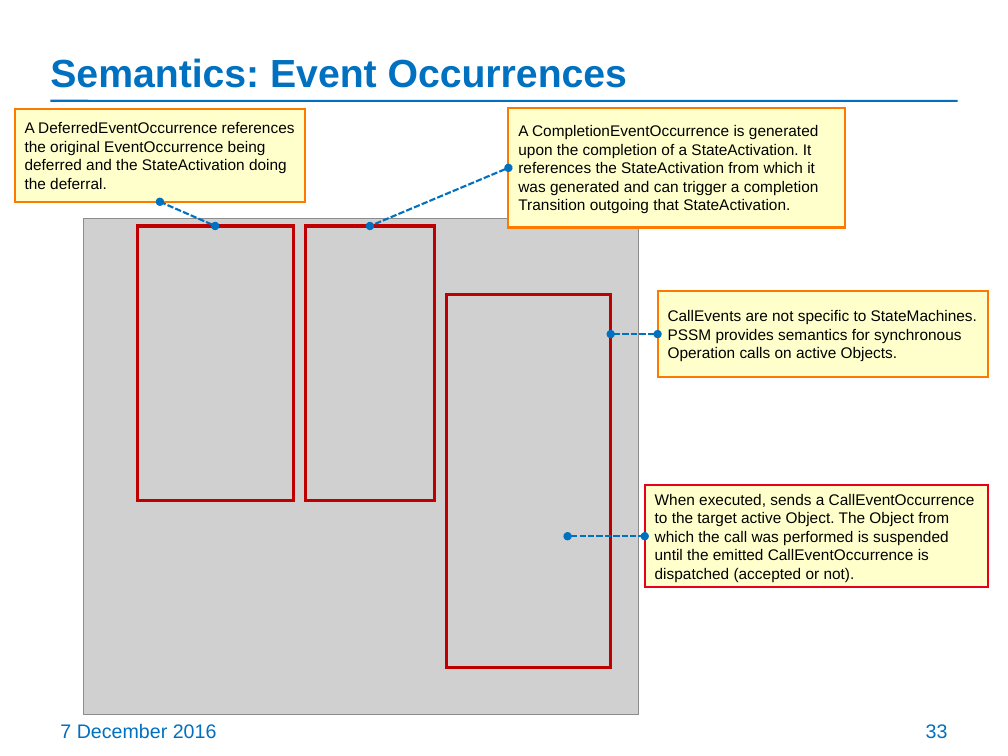
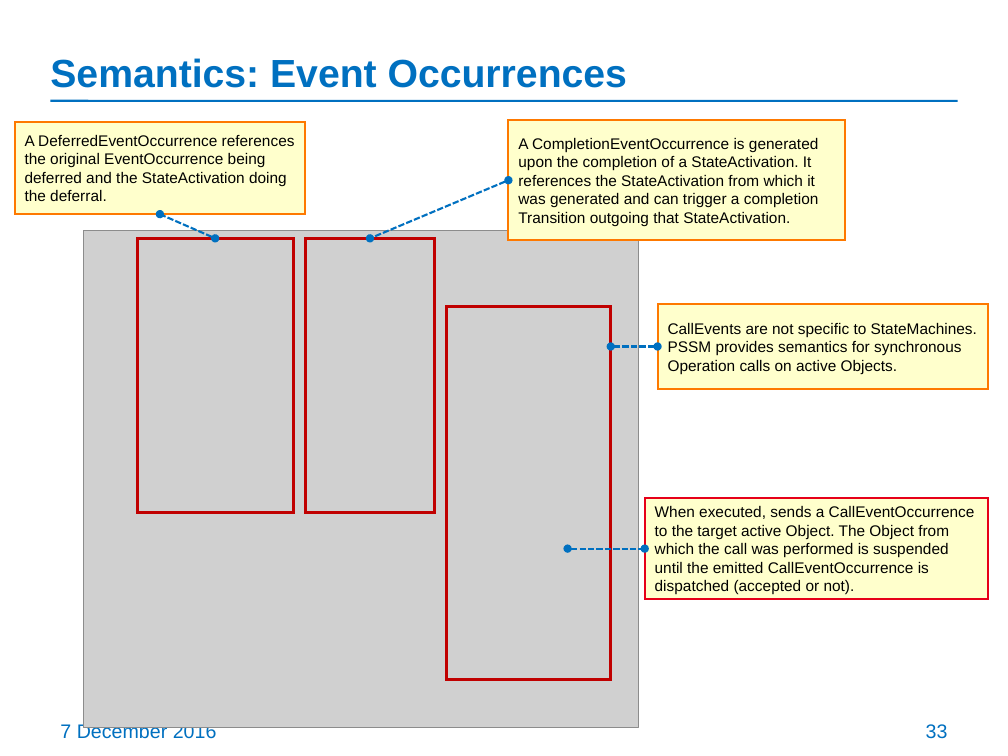
Before and after one commit to ModelDriven/PSSM, a slide deck: slide 33 of Presentations/20161207-Coronado-Meeting/PSSM-revised-submission.pptx (slide 32 before the commit). Drawn at 1008x756 pixels with LibreOffice and Linux fonts; fonts in the diff are those of the drawing; grey boxes stand for pictures. Boxes give left, top, right and bottom in pixels: in the first picture for what was removed or moved away, otherwise in the second. Text is boxed around its words. In the diff, an @@ line names an element or a change of style, - is before the commit and + after.

```diff
--- a/Presentations/20161207-Coronado-Meeting/PSSM-revised-submission.pptx
+++ b/Presentations/20161207-Coronado-Meeting/PSSM-revised-submission.pptx
@@ 5 rectangles, 3 double arrows, 1 picture: place and size @@
-5 rectangles, 3 double arrows, 1 picture at (14,110,988,716)
+5 rectangles, 3 double arrows, 1 picture at (14,122,988,728)
@@ 2 rectangles, 1 double arrow: place and size @@
-2 rectangles, 1 double arrow at (508,108,989,587)
+2 rectangles, 1 double arrow at (508,121,989,600)
```
Also in this commit, not shown: 2 other slides changed, 1 slide added.
